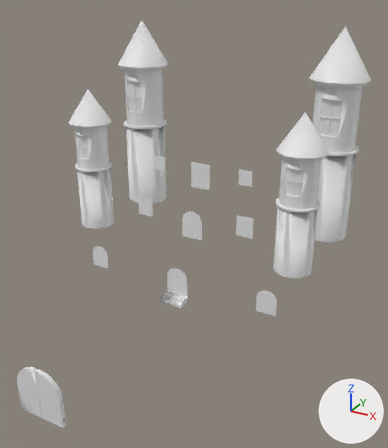
A saved change to the OBJ model models/castle_towers_doors.obj.
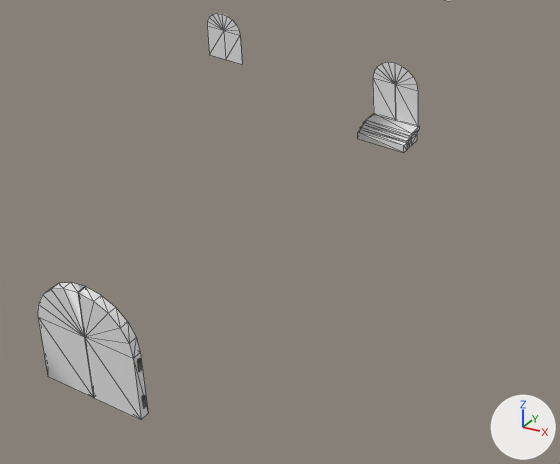
Each version appears first whole from a 50 mm camera at (37.5, -54.0, 45.3) aimed at (4.3, 6.2, 15.2), and next in a close-up on the part from 0% to 65% of the width and 54% to 100% of the height. Lighting does not change. The marker at lower right points along +X, +Y and +Z. The close-ups show mesh edges as thin lines. Where no turn or scale is listed for an object, it has been applied to the vertices.

Before the edit, the objects in view are built like this:
```python
me_towers_doors_and_windows = bpy.data.meshes.new('Towers_Doors_and_Windows')
me_towers_doors_and_windows.from_pydata(...)  # 1440 vertices, 2268 faces; spans x -22.7..21.4, y -21.0..33.0, z 0.0..40.3
ob_towers_doors_and_windows = bpy.data.objects.new('Towers_Doors_and_Windows', me_towers_doors_and_windows)
ob_towers_doors_and_windows.location = (0.0, 0.0, 0.0)
```
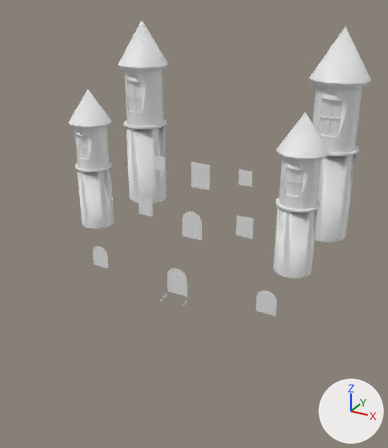
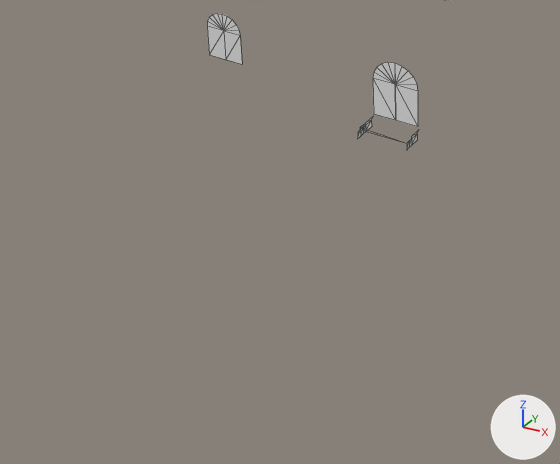
Location of each change, (x1, y1, x2, y2) in pixels of the close-ups (560 x 464 px):
'Towers_Doors_and_Windows', reshaped
    before: (38, 0, 450, 420)
    after: (207, 0, 450, 149)
part 1 of me_towers_doors_and_windows, deleted
    before: (38, 283, 148, 420)
part 2 of me_towers_doors_and_windows, cut back
    before: (358, 113, 419, 152)

What the commit changed:
me_towers_doors_and_windows is used by ob_towers_doors_and_windows; location (0.0, 0.0, 0.0).
me_towers_doors_and_windows had 1440 vertices, 2268 faces and spanned x -22.7..21.4, y -21.0..33.0, z 0.0..40.3.
me_towers_doors_and_windows now has 1284 vertices, 2033 faces, 2 loose edges and spans x -22.7..21.4, y 7.2..33.0, z 0.0..40.3.
me_towers_doors_and_windows part 1: 6 loose pieces with 148 vertices, spanning x -3.6..2.9, y -21.0..-20.5, z 0.6..7.2, are deleted.
Part 2, on me_towers_doors_and_windows:
8 vertices are removed from x -2.2..1.5, y 7.2..9.4, z 0.0..0.9.
27 faces are deleted.
2 loose edges are added.
